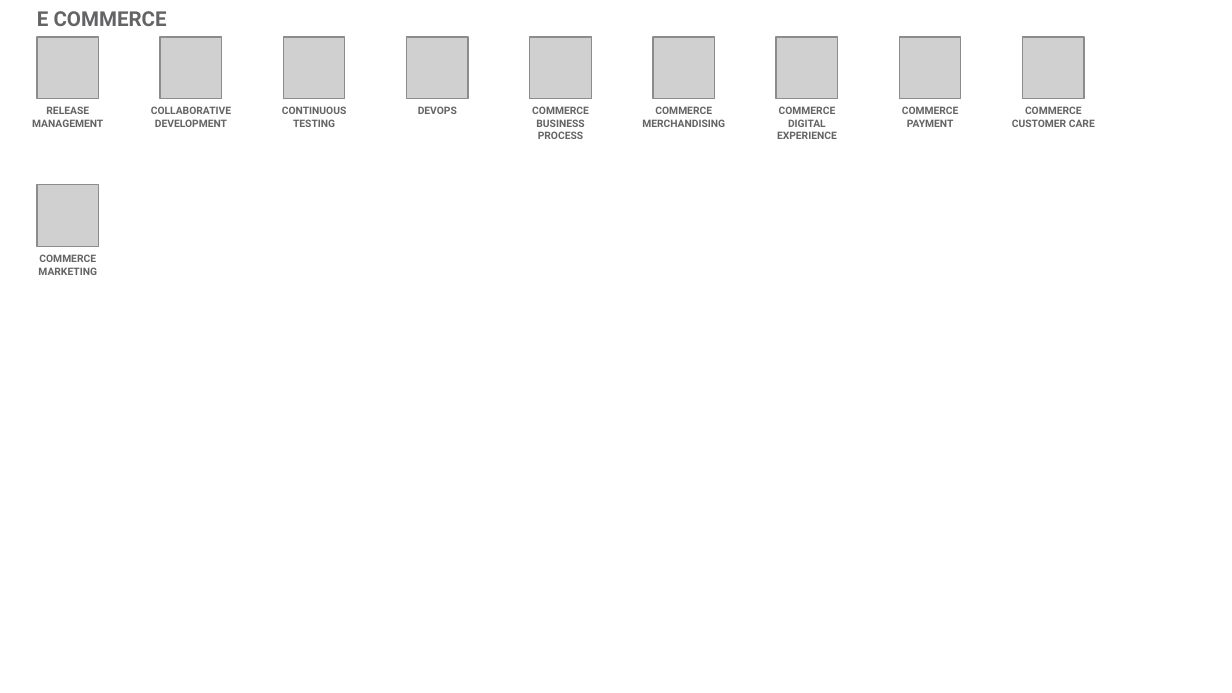
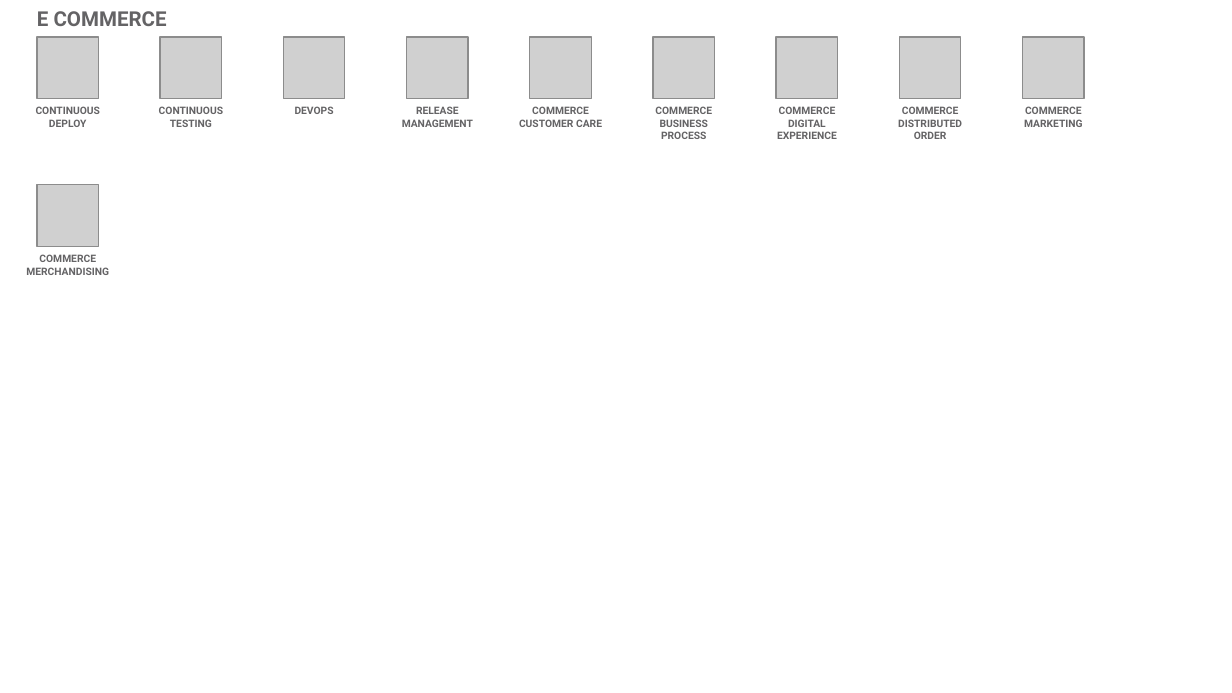
Before and after one commit to l2fprod/myarchitecture, a slide deck: slide 16 of mycatalog-architecture-diagram-template.pptx. Drawn at 1232x693 pixels with LibreOffice and Linux fonts; fonts in the diff are those of the drawing; grey boxes stand for pictures. Boxes give left, top, right and bottom in pixels: in the first picture for what was removed or moved away, otherwise in the second. Text is boxed around its words. In the diff, an @@ line names an element or a change of style, - is before the commit and + after.

```diff
--- a/mycatalog-architecture-diagram-template.pptx
+++ b/mycatalog-architecture-diagram-template.pptx
@@ text at (36, 106, 100, 127): text changed @@
-RELEASE MANAGEMENT
+CONTINUOUS DEPLOY
@@ text "CONTINUOUS TESTING": place and size @@
-text "CONTINUOUS TESTING" at (282, 106, 346, 127)
+text "CONTINUOUS TESTING" at (159, 106, 223, 127)
@@ text removed at (151, 106, 231, 127) @@
-COLLABORATIVE DEVELOPMENT
@@ text "DEVOPS": place and size @@
-text "DEVOPS" at (418, 106, 457, 114)
+text "DEVOPS" at (295, 106, 334, 114)
@@ text added at (402, 106, 473, 127), 6 pt, text #646365, bold @@
+RELEASE MANAGEMENT
@@ text at (519, 106, 602, 127): text changed @@
-COMMERCE BUSINESS PROCESS
+COMMERCE CUSTOMER CARE
@@ text at (655, 106, 712, 139): text changed @@
-COMMERCE MERCHANDISING
+COMMERCE BUSINESS PROCESS
@@ text at (898, 106, 962, 139): text changed @@
-COMMERCE PAYMENT
+COMMERCE DISTRIBUTED ORDER
@@ text at (1024, 106, 1083, 127): text changed @@
-COMMERCE CUSTOMER CARE
+COMMERCE MARKETING
@@ text at (26, 254, 109, 275): text changed @@
-COMMERCE MARKETING
+COMMERCE MERCHANDISING
```
Also in this commit, not shown: 18 other slides changed.
